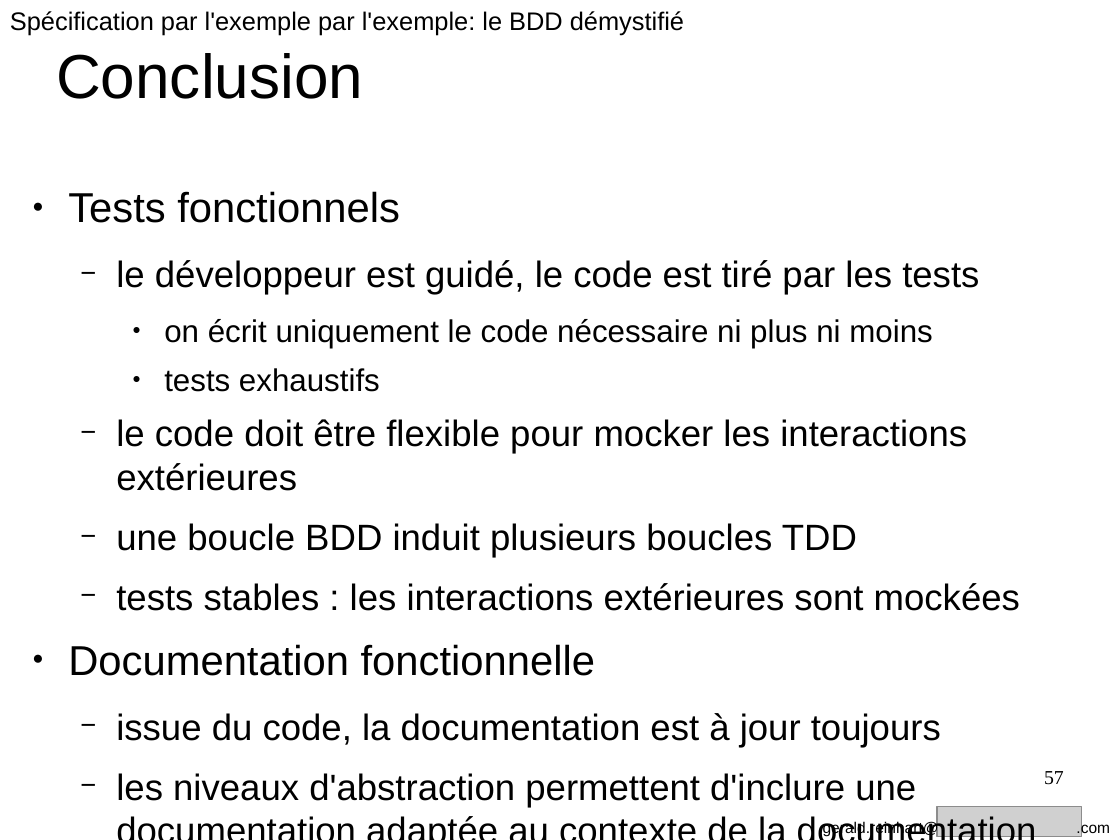
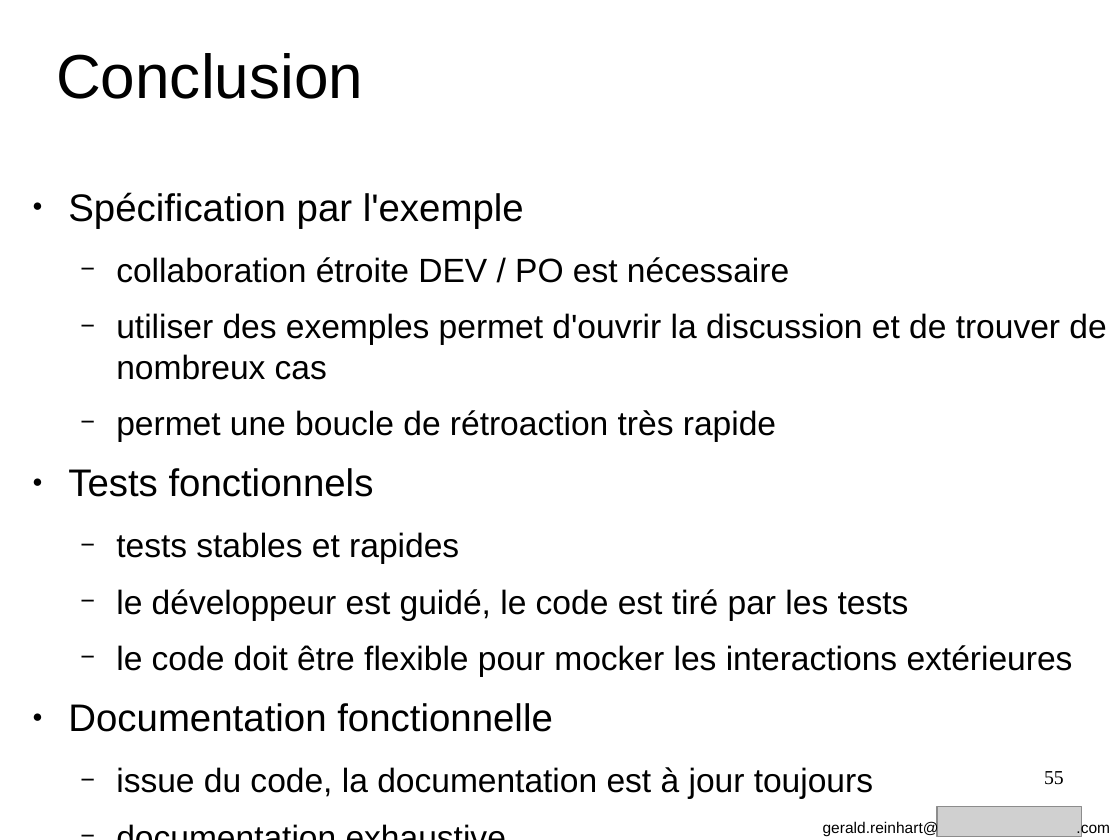
Before and after one commit to GeReinhart/dojo-bdd-library-ws-java, a slide deck: slide 55 of doc/BDD_presentation_agile_grenoble_2016.odp (slide 57 before the commit). Drawn at 1120x840 pixels with LibreOffice and Linux fonts; fonts in the diff are those of the drawing; grey boxes stand for pictures. Boxes give left, top, right and bottom in pixels: in the first picture for what was removed or moved away, otherwise in the second. Text is boxed around its words. In the diff, an @@ line names an element or a change of style, - is before the commit and + after.

```diff
--- a/doc/BDD_presentation_agile_grenoble_2016.odp
+++ b/doc/BDD_presentation_agile_grenoble_2016.odp
@@ text removed at box(10, 11, 684, 35) @@
-Spécification par l'exemple par l'exemple: le BDD démystifié
@@ text at box(68, 192, 1106, 441): paragraphs added @@
+● Spécification par l'exemple
+  − collaboration étroite DEV / PO est nécessaire
+  − utiliser des exemples permet d'ouvrir la discussion et de trouver de nombreux cas
+  − permet une boucle de rétroaction très rapide
@@ text at box(164, 319, 932, 392): paragraphs removed @@
-    ● on écrit uniquement le code nécessaire ni plus ni moins
-    ● tests exhaustifs
@@ text at box(68, 468, 1073, 799): size 29.6 to 27.2 pt in "Tests fonctionnels", "Documentation fonctionnelle"; size 25.9 to 23.8 pt in "le développeur est guidé, le code est ...", "le code doit être flexible pour mocker ...", "issue du code, la documentation est à ..." @@
@@ text at box(116, 532, 459, 564): paragraph added @@
+  − tests stables et rapides
@@ text at box(116, 523, 1020, 611): paragraphs removed @@
-  − une boucle BDD induit plusieurs boucles TDD
-  − tests stables : les interactions extérieures sont mockées
@@ text at box(116, 773, 916, 807): text changed; size 25.9 to 23.8 pt @@
-  − les niveaux d'abstraction permettent d'inclure une documentation adaptée au contexte de la documentation projet
+  − documentation exhaustive
@@ page number at box(1044, 771, 1064, 785): text changed @@
-57
+55
```
Also in this commit, not shown: 54 other slides changed, 2 slides removed, 5 other files.
